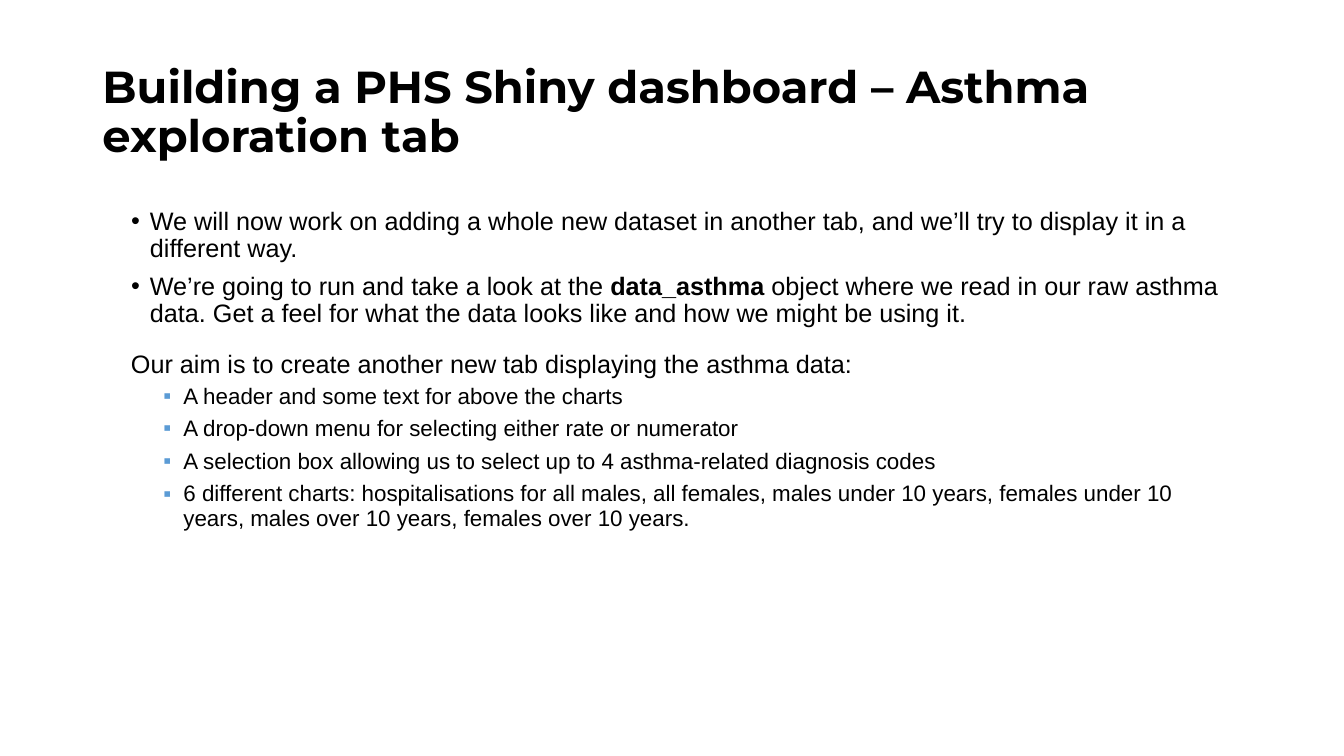
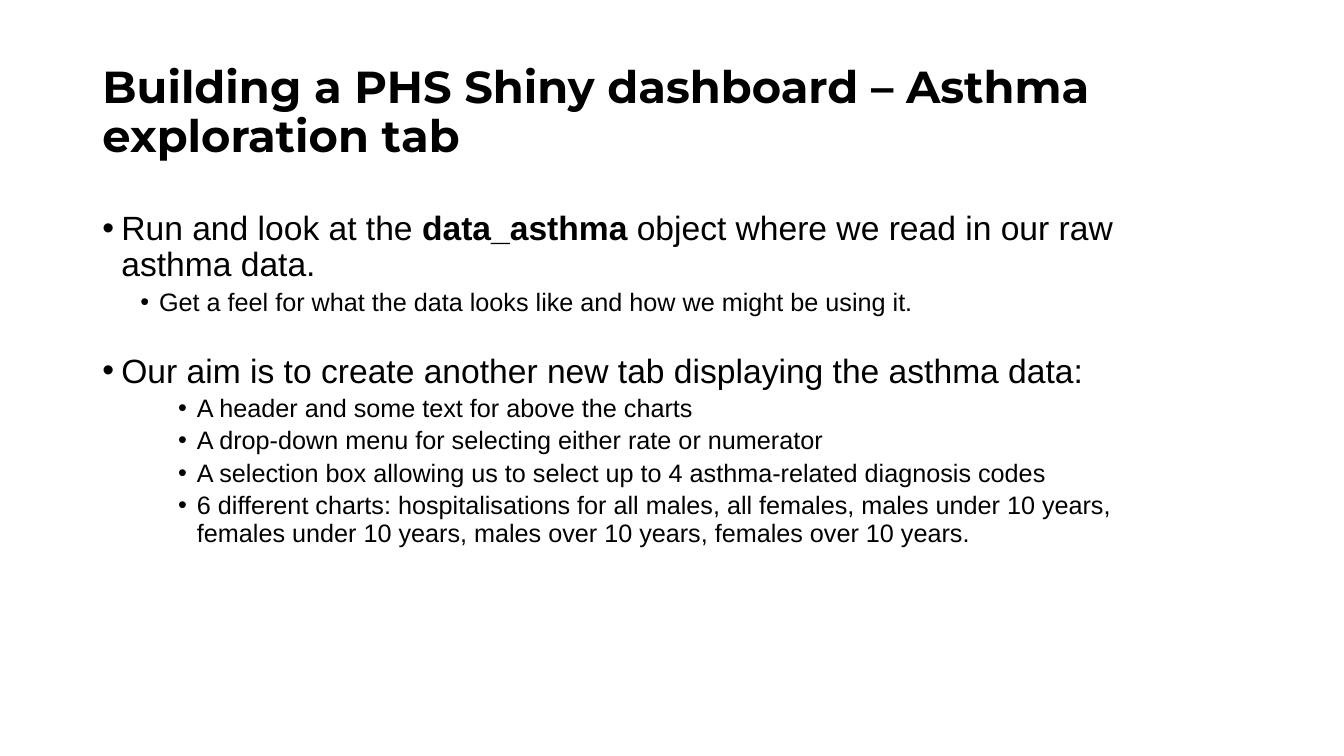
Before and after one commit to Public-Health-Scotland/learn-shiny, a slide deck: slide 20 of Day 2/slides/Shiny_Day_2.pptx. Drawn at 1344x756 pixels with LibreOffice and Linux fonts; fonts in the diff are those of the drawing; background and template pictures are left out. Boxes give left, top, right and bottom in pixels: in the first picture for what was removed or moved away, otherwise in the second. Text is boxed around its words. In the diff, an @@ line names an element or a change of style, - is before the commit and + after.

```diff
--- a/Day 2/slides/Shiny_Day_2.pptx
+++ b/Day 2/slides/Shiny_Day_2.pptx
@@ text at (121,215,1113,547): text changed @@
-• We will now work on adding a whole new dataset in another tab, and we’ll try to display it in a different way.
-• We’re going to run and take a look at the data_asthma object where we read in our raw asthma data. Get a feel for what the data looks like and how we might be using it.
+• Run and look at the data_asthma object where we read in our raw asthma data.
+  • Get a feel for what the data looks like and how we might be using it.
+• Our aim is to create another new tab displaying the asthma data:
+    • A header and some text for above the charts
+    • A drop-down menu for selecting either rate or numerator
+    • A selection box allowing us to select up to 4 asthma-related diagnosis codes
+    • 6 different charts: hospitalisations for all males, all females, males under 10 years, females under 10 years, males over 10 years, females over 10 years.
@@ text removed at (131,354,1172,531) @@
-  Our aim is to create another new tab displaying the asthma data:
-    ▪ A header and some text for above the charts
-    ▪ A drop-down menu for selecting either rate or numerator
-    ▪ A selection box allowing us to select up to 4 asthma-related diagnosis codes
-    ▪ 6 different charts: hospitalisations for all males, all females, males under 10 years, females under 10 years, males over 10 years, females over 10 years.
```
Also in this commit, not shown: 33 other slides changed, 1 other file.
